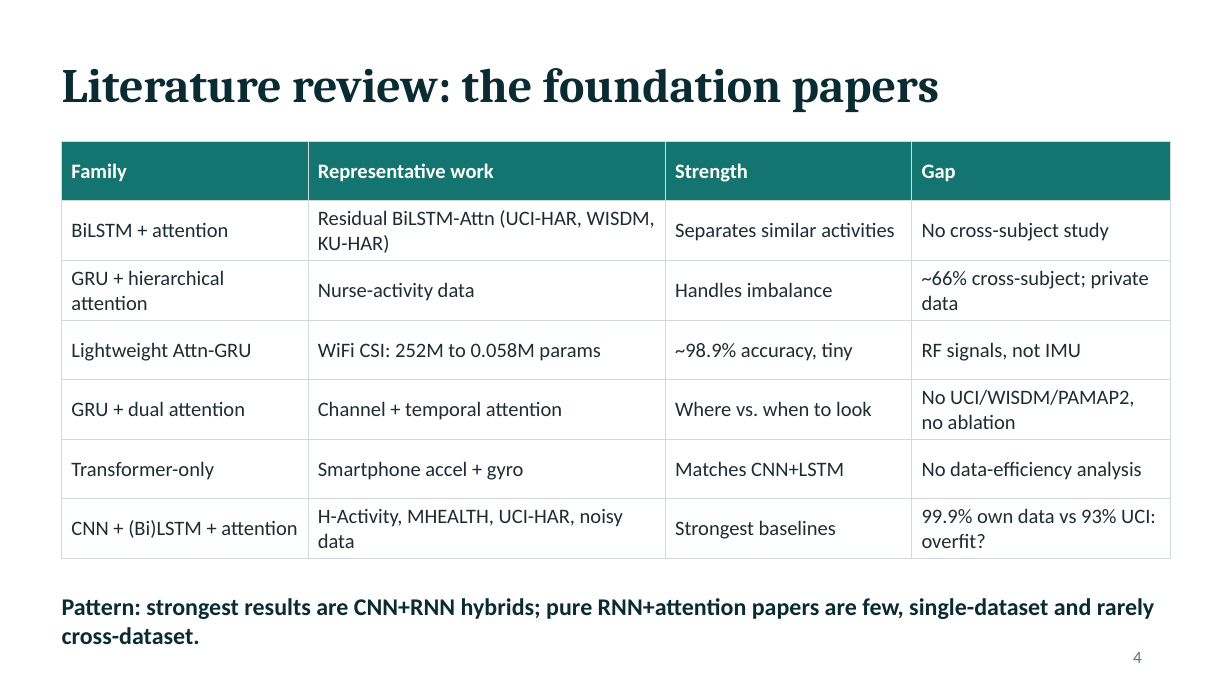
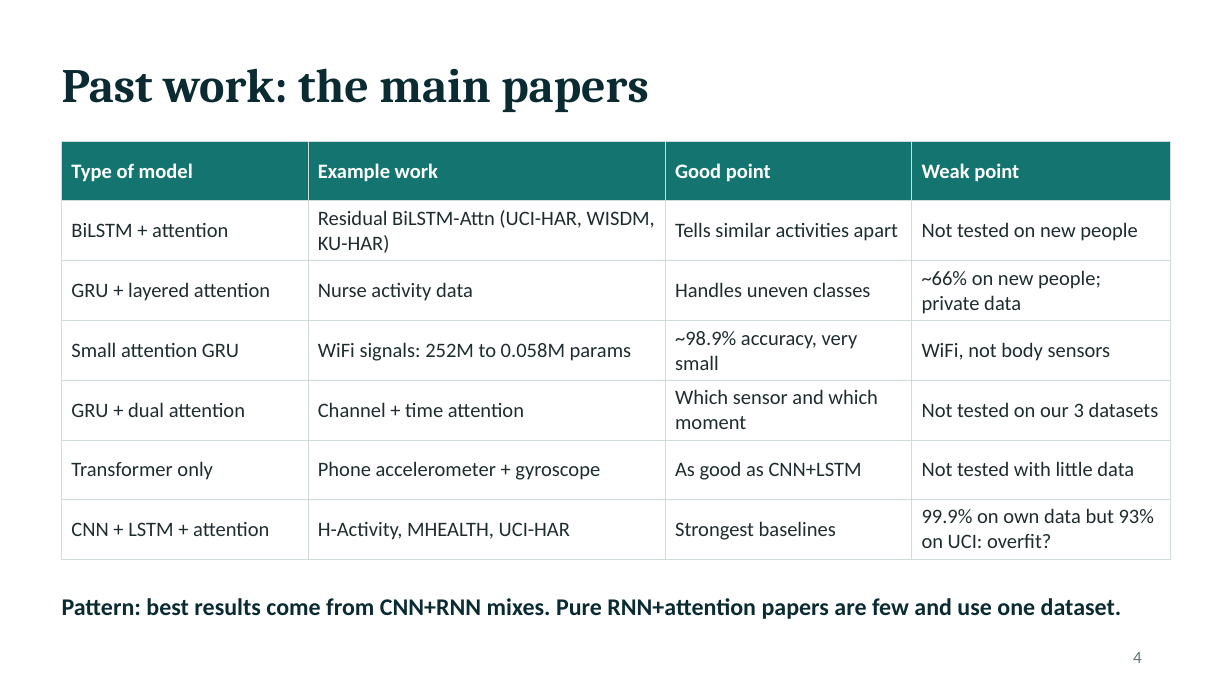
Before and after one commit to himanshmunjal/Dual-attention-HAR, a slide deck: slide 4 of presentation/HAR_Review_Presentation.pptx. Drawn at 1232x693 pixels with LibreOffice and Linux fonts; fonts in the diff are those of the drawing. Boxes give left, top, right and bottom in pixels: in the first picture for what was removed or moved away, otherwise in the second. Text is boxed around its words. In the diff, an @@ line names an element or a change of style, - is before the commit and + after.

Commit message:
Add author e-mail; rebuild paper PDF, DOCX and figures for arXiv v1
- Author block: VIT e-mail
- Regenerated paper.tex, paper.pdf, paper.docx and figures from paper_src.tex
- Update review presentation

```diff
--- a/presentation/HAR_Review_Presentation.pptx
+++ b/presentation/HAR_Review_Presentation.pptx
@@ title at bbox=[62, 68, 649, 112]: text changed @@
-Literature review: the foundation papers
+Past work: the main papers
@@ table at bbox=[62, 142, 1170, 552] @@
-row 1: Family | Representative work | Strength | Gap
+row 1: Type of model | Example work | Good point | Weak point
-row 2, column 3: Separates similar activities
+row 2, column 3: Tells similar activities apart
-row 2, column 4: No cross-subject study
+row 2, column 4: Not tested on new people
-row 3: GRU + hierarchical attention | Nurse-activity data | Handles imbalance | ~66% cross-subject; private data
+row 3: GRU + layered attention | Nurse activity data | Handles uneven classes | ~66% on new people; private data
-row 4: Lightweight Attn-GRU | WiFi CSI: 252M to 0.058M params | ~98.9% accuracy, tiny | RF signals, not IMU
+row 4: Small attention GRU | WiFi signals: 252M to 0.058M params | ~98.9% accuracy, very small | WiFi, not body sensors
-row 5: GRU + dual attention | Channel + temporal attention | Where vs. when to look | No UCI/WISDM/PAMAP2, no ablation
+row 5: GRU + dual attention | Channel + time attention | Which sensor and which moment | Not tested on our 3 datasets
-row 6: Transformer-only | Smartphone accel + gyro | Matches CNN+LSTM | No data-efficiency analysis
+row 6: Transformer only | Phone accelerometer + gyroscope | As good as CNN+LSTM | Not tested with little data
-row 7: CNN + (Bi)LSTM + attention | H-Activity, MHEALTH, UCI-HAR, noisy data | Strongest baselines | 99.9% own data vs 93% UCI: overfit?
+row 7: CNN + LSTM + attention | H-Activity, MHEALTH, UCI-HAR | Strongest baselines | 99.9% on own data but 93% on UCI: overfit?
@@ text at bbox=[62, 598, 1122, 619]: text changed @@
-Pattern: strongest results are CNN+RNN hybrids; pure RNN+attention papers are few, single-dataset and rarely cross-dataset.
+Pattern: best results come from CNN+RNN mixes. Pure RNN+attention papers are few and use one dataset.
```
Also in this commit, not shown: 21 other slides changed, 17 other files.
